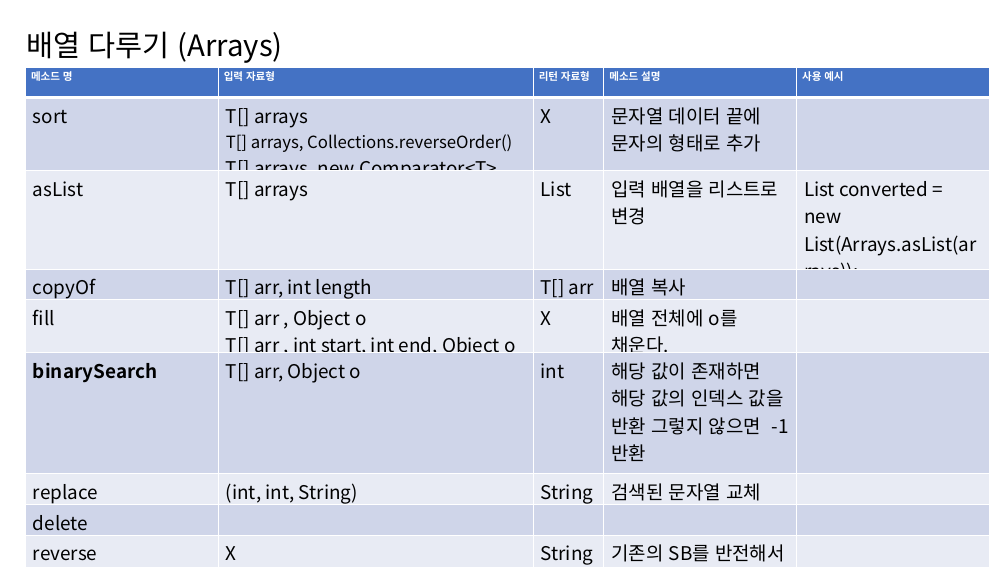
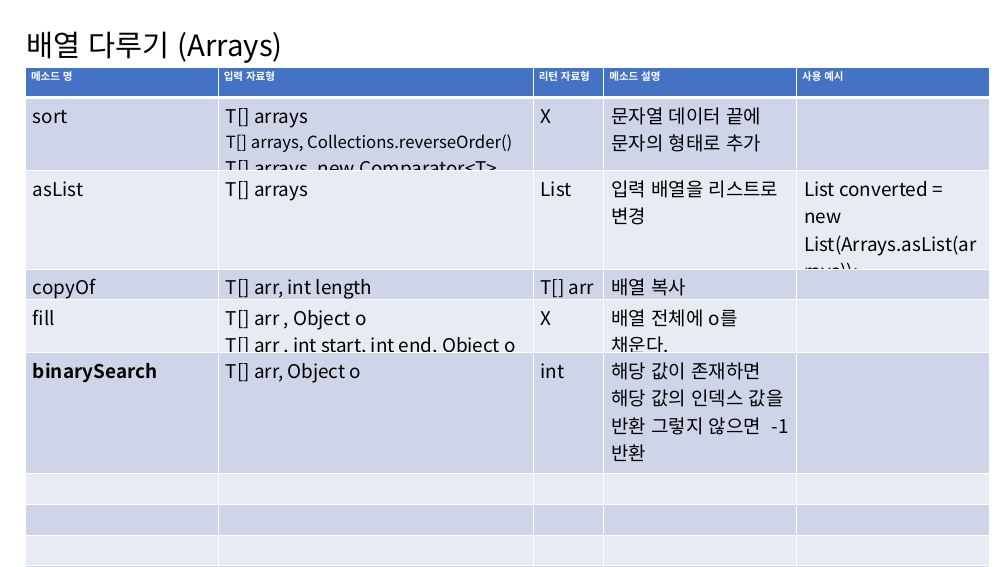
Before and after one commit to satelite54/BUSAN_IT_ACADEMY, a slide deck: slide 4 of 학습자료/API 메소드 정리.pptx. Drawn at 1008x567 pixels with LibreOffice and Linux fonts; fonts in the diff are those of the drawing. Boxes give left, top, right and bottom in pixels: in the first picture for what was removed or moved away, otherwise in the second. Text is boxed around its words. In the diff, an @@ line names an element or a change of style, - is before the commit and + after.

```diff
--- a/학습자료/API 메소드 정리.pptx
+++ b/학습자료/API 메소드 정리.pptx
@@ table at bbox=[26, 67, 990, 567] @@
-row 7: replace | (int, int, String) | String | 검색된 문자열 교체 | 
+row 7:  |  |  |  | 
-row 8, column 1: delete
+row 8, column 1: 
-row 9: reverse | X | String | 기존의 SB를 반전해서 리턴 | 
+row 9:  |  |  |  | 
-row 10: length | X | int | 문자열 길이 반환 | 
+row 10:  |  |  |  | 
-row 11: toString | X | String | 문자열 출력 | 
+row 11:  |  |  |  | 
```
Also in this commit, not shown: 9 slides added.
